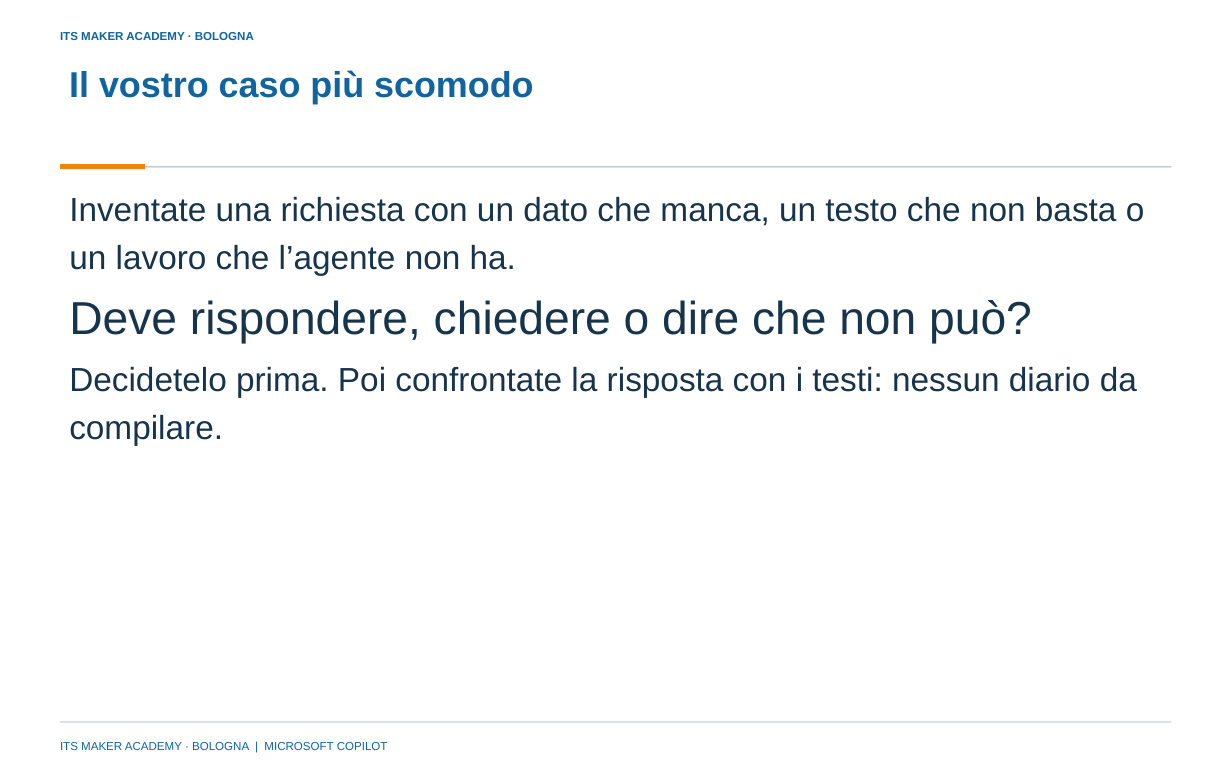
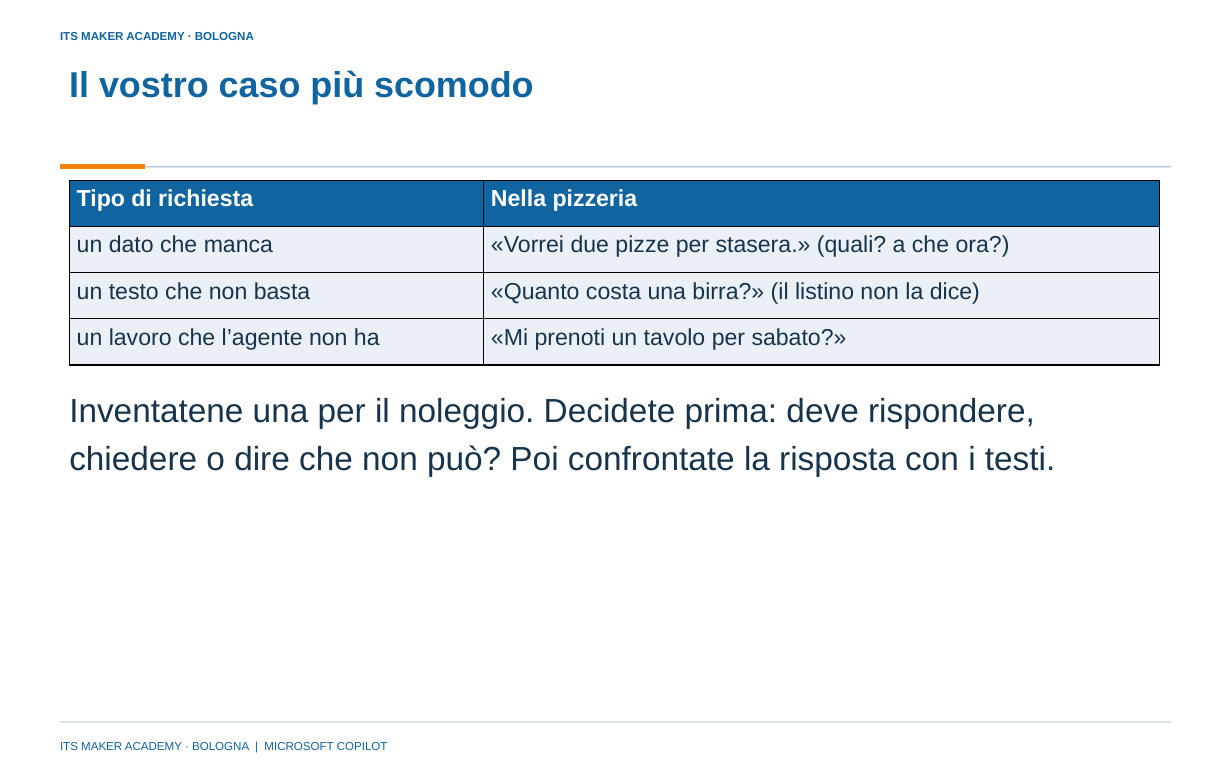
Before and after one commit to franzo9393/ITSCorso_UnslothStudio-Git, a slide deck: slide 34 of lezione 4 - reti neurali e agenti con orchestrazione/Lezione4_Reti_neurali_e_agenti_con_orchestrazione_ITS_MAKER.pptx (slide 26 before the commit). Drawn at 1232x770 pixels with LibreOffice and Linux fonts; fonts in the diff are those of the drawing; background and template pictures are left out. Boxes give left, top, right and bottom in pixels: in the first picture for what was removed or moved away, otherwise in the second. Text is boxed around its words. In the diff, an @@ line names an element or a change of style, - is before the commit and + after.

```diff
--- a/lezione 4 - reti neurali e agenti con orchestrazione/Lezione4_Reti_neurali_e_agenti_con_orchestrazione_ITS_MAKER.pptx
+++ b/lezione 4 - reti neurali e agenti con orchestrazione/Lezione4_Reti_neurali_e_agenti_con_orchestrazione_ITS_MAKER.pptx
@@ text removed at <box>69,196,1145,275</box> @@
-Inventate una richiesta con un dato che manca, un testo che non basta o un lavoro che l’agente non ha.
@@ table added at <box>69,180,1160,365</box>, 4 rows, 2 columns @@
+Tipo di richiesta | Nella pizzeria
+un dato che manca | «Vorrei due pizze per stasera.» (quali? a che ora?)
+un testo che non basta | «Quanto costa una birra?» (il listino non la dice)
+un lavoro che l’agente non ha | «Mi prenoti un tavolo per sabato?»
@@ text removed at <box>69,366,1137,446</box> @@
-Decidetelo prima. Poi confrontate la risposta con i testi: nessun diario da compilare.
@@ text at <box>69,397,1055,477</box>: text changed; size 36 to 26 pt @@
-Deve rispondere, chiedere o dire che non può?
+Inventatene una per il noleggio. Decidete prima: deve rispondere, chiedere o dire che non può? Poi confrontate la risposta con i testi.
```
Also in this commit, not shown: 14 other slides changed, 12 slides added, 3 slides removed, 18 other files.
